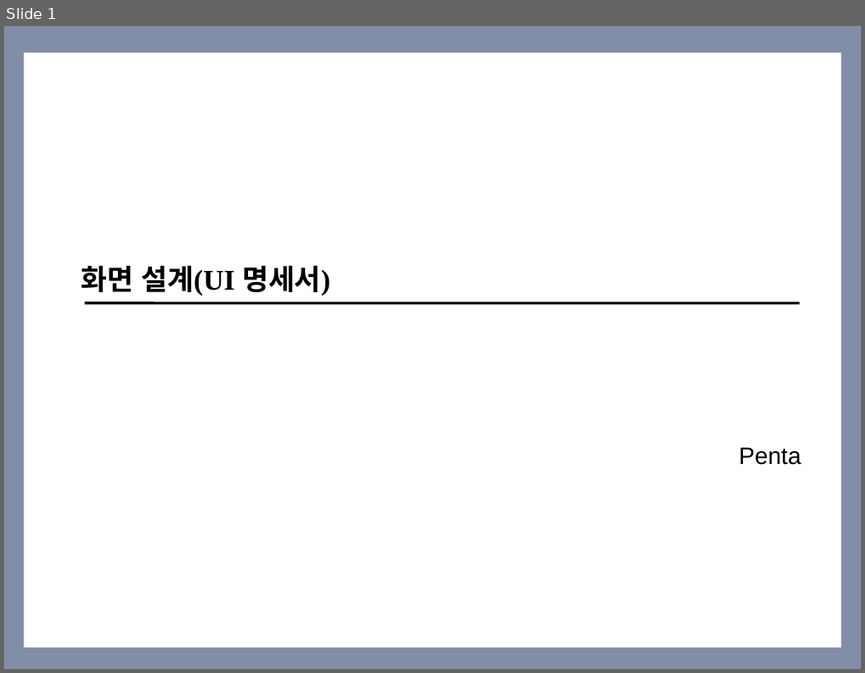
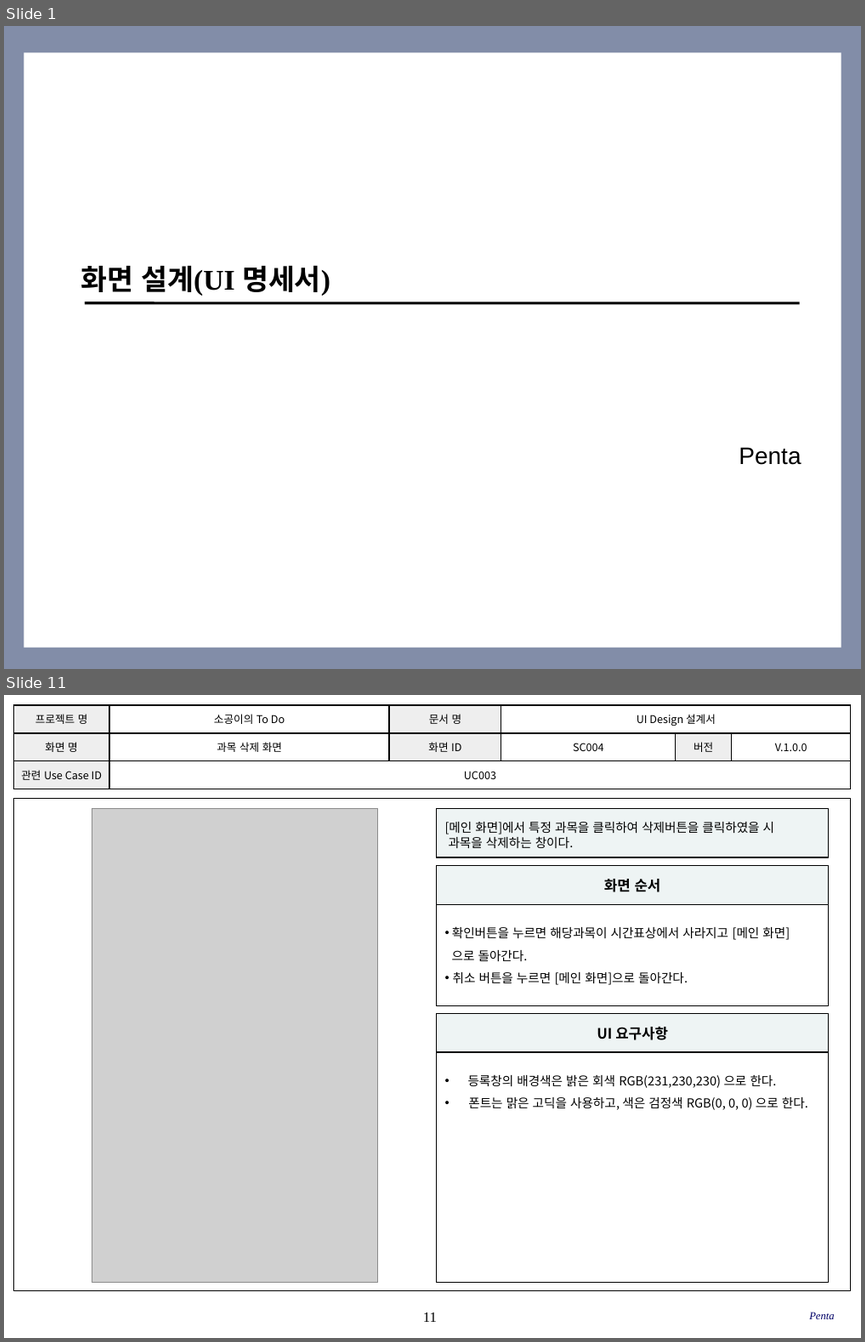
Before and after one commit to SE-admin/SE2017_5_mixharmony, a slide deck: doc/3_ 설계서/UI Design_05_penta.pptx. Shown one above the other, each under a label of ours: slide 1 before the commit, slides 1 and 11 after it; the slides between them are not shown. The pictures are 865x673 and 865x1342 pixels, drawn with LibreOffice and Linux fonts; fonts in the diff are those of the drawing; grey boxes stand for pictures; background and template pictures are left out. Boxes give left, top, right and bottom in pixels: in the first picture for what was removed or moved away, otherwise in the second. Text is boxed around its words. In the diff, an @@ line names an element or a change of style, - is before the commit and + after.

```diff
--- a/doc/3_ 설계서/UI Design_05_penta.pptx
+++ b/doc/3_ 설계서/UI Design_05_penta.pptx
@@ slide 11 added at <box>4,695,861,1338</box>, background #FFFFFF @@
@@ table added at <box>13,705,850,789</box>, 3 rows, 6 columns @@
+프로젝트 명 | 소공이의 To Do | 문서 명 | UI Design 설계서 |  | 
+화면 명 | 과목 삭제 화면 | 화면 ID | SC004 | 버전 | V.1.0.0
+관련 Use Case ID | UC003 |  |  |  | 
@@ rectangle added at <box>13,798,851,1291</box>, outline #000000 0.75 pt @@
@@ picture added at <box>92,808,377,1281</box> @@
@@ rectangle added at <box>437,808,829,857</box>, fill #EEF4F4, outline #000000 1 pt, 10.5 pt, text #000000 @@
+[메인 화면]에서 특정 과목을 클릭하여 삭제버튼을 클릭하였을 시
+과목을 삭제하는 창이다.
@@ rectangle added at <box>437,866,829,904</box>, fill #EEF4F4, outline #000000 1 pt, 12 pt, text #000000, bold @@
+화면 순서
@@ rectangle added at <box>437,904,829,1005</box>, fill #FFFFFF, outline #000000 1 pt, 10.5 pt, text #000000 @@
+• 확인버튼을 누르면 해당과목이 시간표상에서 사라지고 [메인 화면]
+으로 돌아간다.
+• 취소 버튼을 누르면 [메인 화면]으로 돌아간다.
@@ rectangle added at <box>437,1013,829,1054</box>, fill #EEF4F4, outline #000000 1 pt, 12 pt, text #000000, bold @@
+UI 요구사항
@@ rectangle added at <box>437,1052,829,1281</box>, fill #FFFFFF, outline #000000 1 pt, 10.5 pt, text #000000 @@
+• 등록창의 배경색은 밝은 회색 RGB(231,230,230) 으로 한다.
+• 폰트는 맑은 고딕을 사용하고, 색은 검정색 RGB(0, 0, 0) 으로 한다.
@@ page number added at <box>423,1312,437,1321</box>, 12 pt, text #000000 @@
+11
@@ text added at <box>809,1311,834,1319</box>, 9 pt, text #000066, italic @@
+Penta
```
Also in this commit, not shown: 13 slides changed, 19 other slides added.
